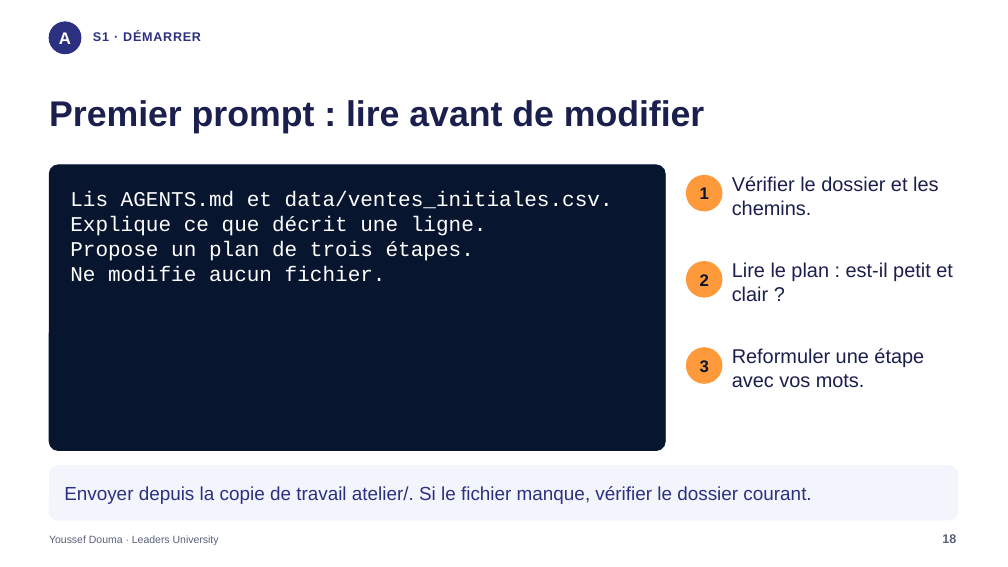
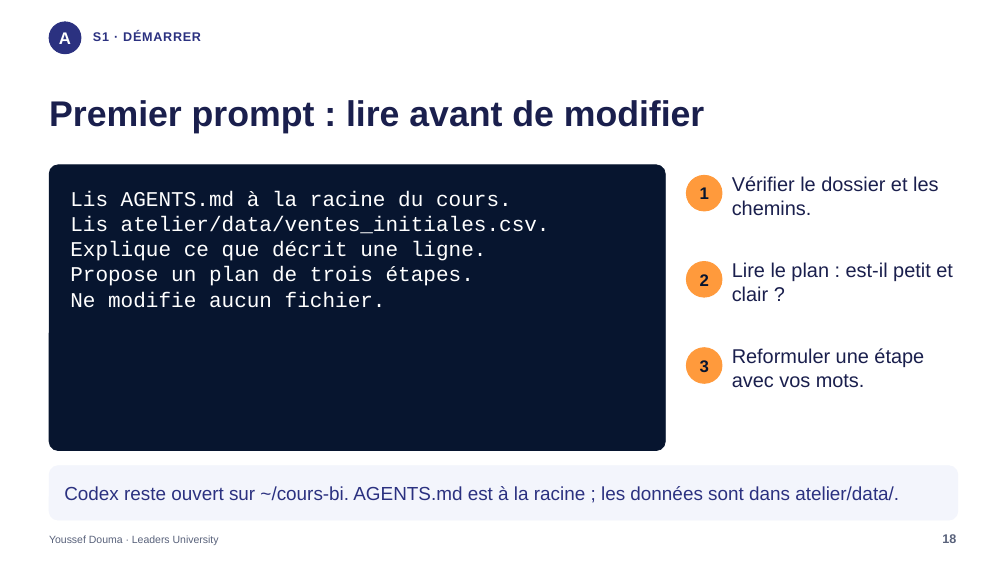
Before and after one commit to jodouma/leaders-bi-ia-etl-28h, a slide deck: slide 18 of presentation/Atlas_CODEX_BI_15h.pptx. Drawn at 1008x567 pixels with LibreOffice and Linux fonts; fonts in the diff are those of the drawing. Boxes give left, top, right and bottom in pixels: in the first picture for what was removed or moved away, otherwise in the second. Text is boxed around its words. In the diff, an @@ line names an element or a change of style, - is before the commit and + after.

```diff
--- a/presentation/Atlas_CODEX_BI_15h.pptx
+++ b/presentation/Atlas_CODEX_BI_15h.pptx
@@ text at (70, 191, 550, 234): text changed @@
-Lis AGENTS.md et data/ventes_initiales.csv.
+Lis AGENTS.md à la racine du cours.
+Lis atelier/data/ventes_initiales.csv.
@@ text at (64, 486, 899, 500): text changed @@
-Envoyer depuis la copie de travail atelier/. Si le fichier manque, vérifier le dossier courant.
+Codex reste ouvert sur ~/cours-bi. AGENTS.md est à la racine ; les données sont dans atelier/data/.
```
Also in this commit, not shown: 43 other slides changed, 2 slides added, 5 other files.
